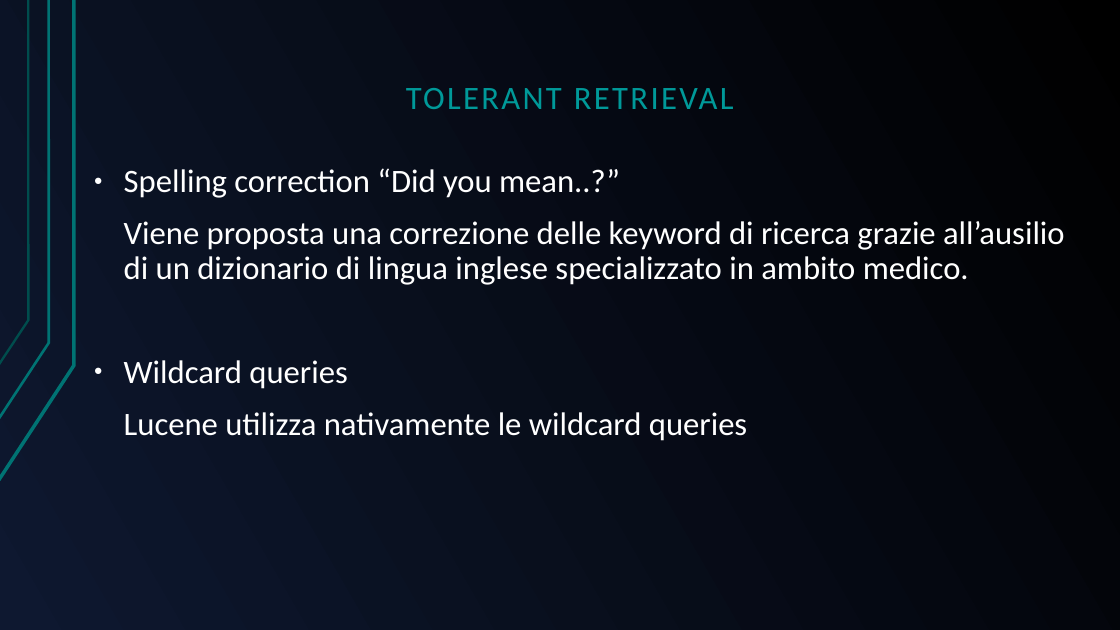
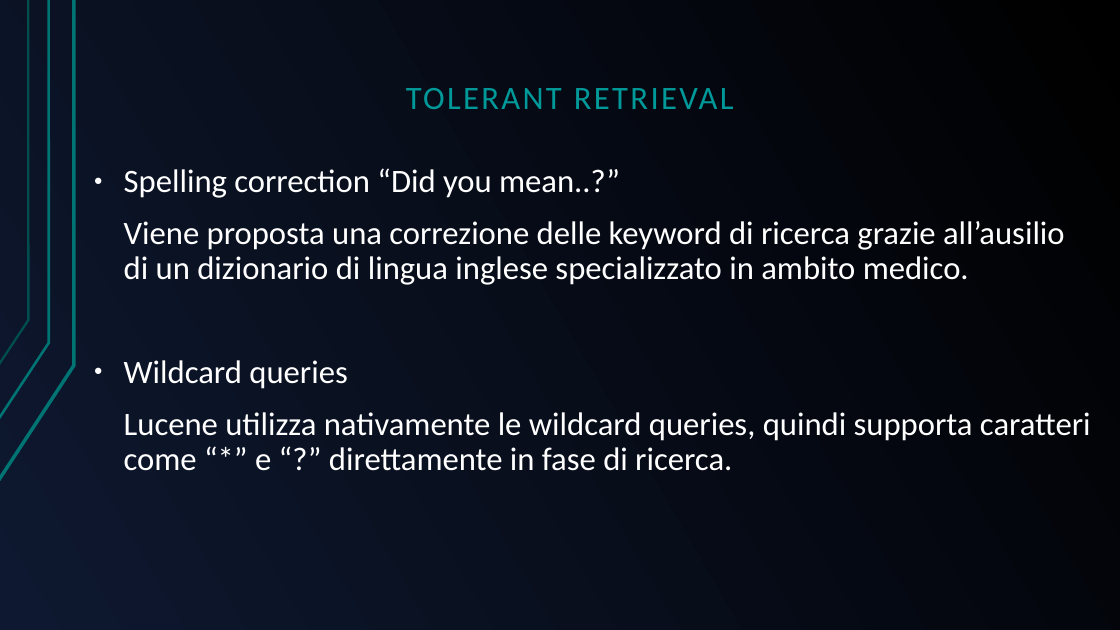
Before and after one commit to GreRagu/ProgettoGavi, a slide deck: slide 12 of Hegregio.odp. Drawn at 1120x630 pixels with LibreOffice and Linux fonts; fonts in the diff are those of the drawing. Boxes give left, top, right and bottom in pixels: in the first picture for what was removed or moved away, otherwise in the second. Text is boxed around its words. In the diff, an @@ line names an element or a change of style, - is before the commit and + after.

```diff
--- a/Hegregio.odp
+++ b/Hegregio.odp
@@ text at <box>124,412,1091,471</box>: text changed @@
-Lucene utilizza nativamente le wildcard queries
+Lucene utilizza nativamente le wildcard queries, quindi supporta caratteri come “*” e “?” direttamente in fase di ricerca.
```
Also in this commit, not shown: 7 slides added, 2 slides removed.
